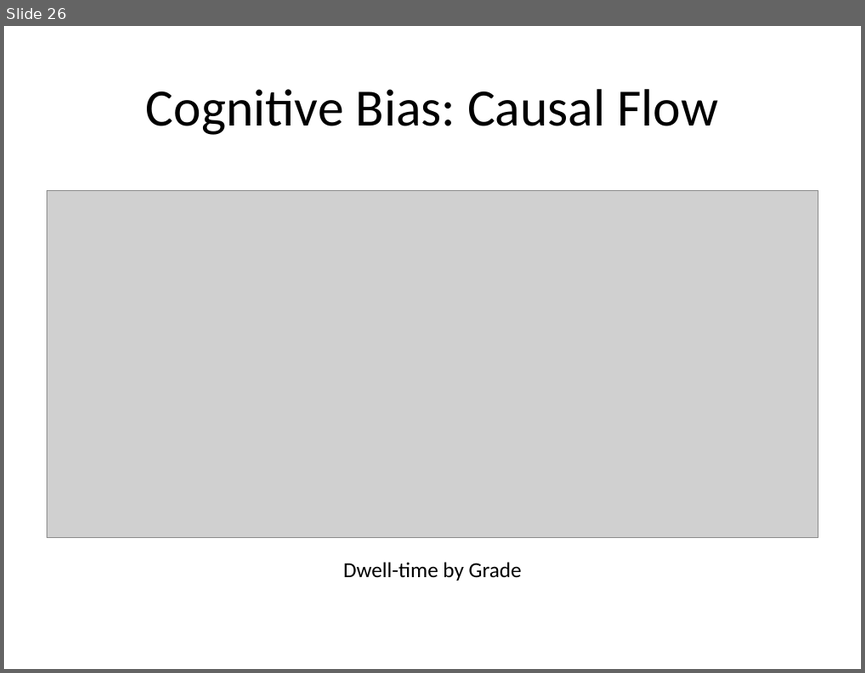
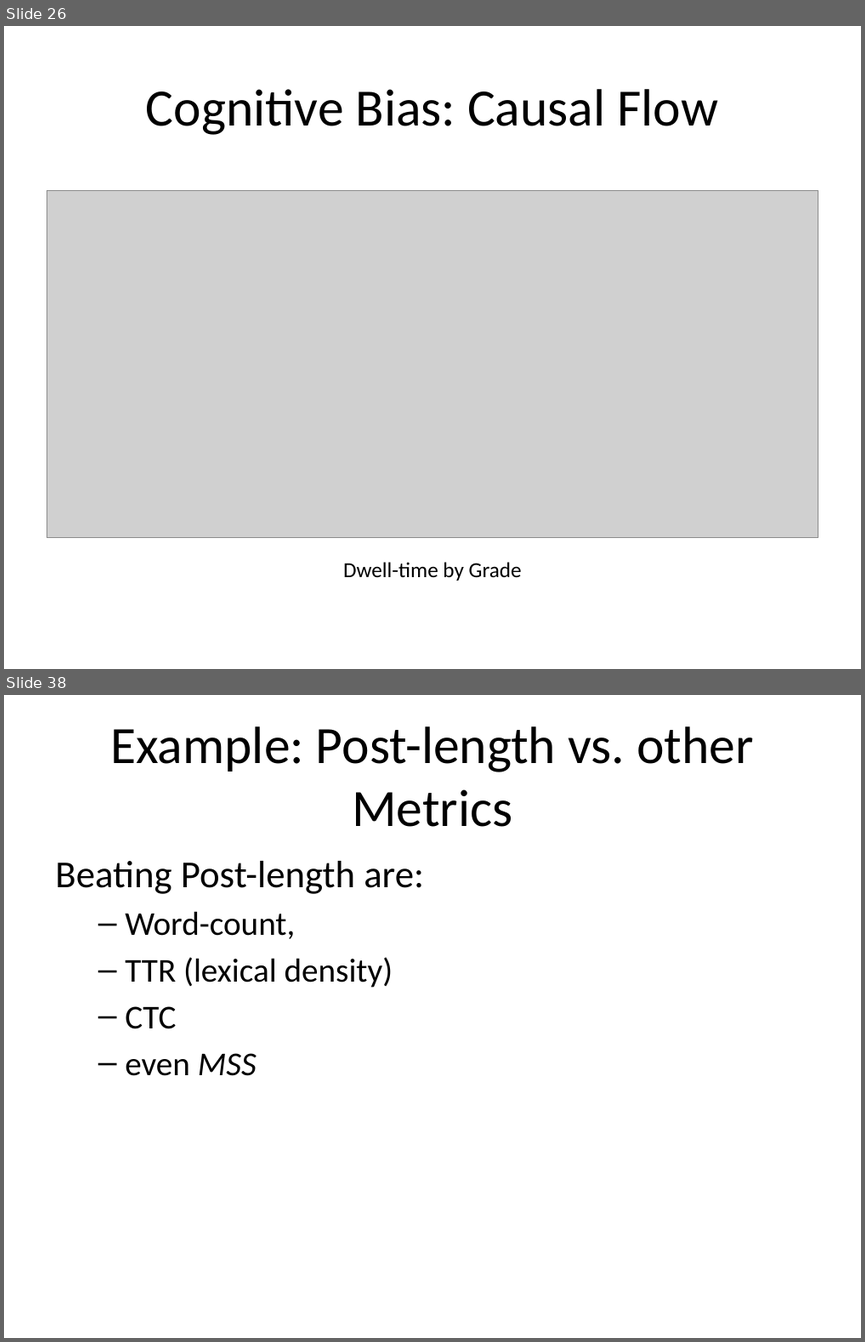
Before and after one commit to dietrichson/newport_2019, a slide deck: presentation/Learning_analytics_Newport_2019.pptx. Shown one above the other, each under a label of ours: slide 26 before the commit, slides 26 and 38 after it; the slides between them are not shown. The pictures are 865x673 and 865x1342 pixels, drawn with LibreOffice and Linux fonts; fonts in the diff are those of the drawing; grey boxes stand for pictures. Boxes give left, top, right and bottom in pixels: in the first picture for what was removed or moved away, otherwise in the second. Text is boxed around its words. In the diff, an @@ line names an element or a change of style, - is before the commit and + after.

```diff
--- a/presentation/Learning_analytics_Newport_2019.pptx
+++ b/presentation/Learning_analytics_Newport_2019.pptx
@@ slide 38 added at [4, 695, 861, 1338], background #FFFFFF @@
@@ title added at [110, 726, 753, 827], 44 pt, text #000000 @@
+Example: Post-length vs. other Metrics
@@ text added at [55, 861, 424, 1076], 28 pt, text #000000 @@
+Beating Post-length are:
+  – Word-count,
+  – TTR (lexical density)
+  – CTC
+  – even MSS
```
Also in this commit, not shown: 7 slides changed, 13 other slides added, 2 slides removed, 12 other files.
